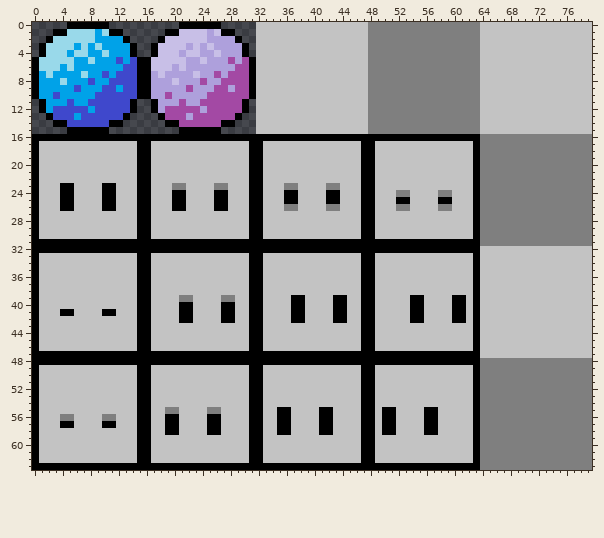
Two versions of one sprite sheet, bin/img/sprites.png. The first picture shows the starting point.
The file is 80x64 pixels.
After:
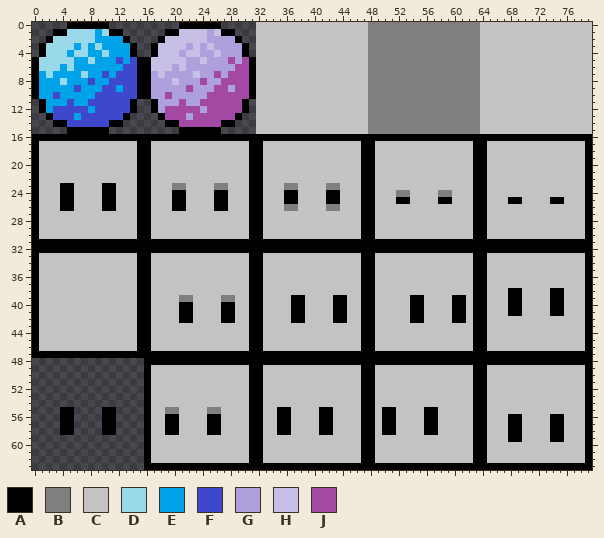
Palette (. is transparent): A #000000  B #7f7f7f  C #c3c3c3  D #99d9ea  E #00a2e8  F #3f48cc  G #aea0dc  H #c8bfe7  J #a349a4
Changes in this commit:
Colour B gives way to colour A in row 16 at x 64 to 79; in rows 17 to 24 at x 64 and 79; in row 25 at x 64, 68 to 69, 74 to 75 and 79; in rows 26 to 30 at x 64 and 79; in row 31 at x 64 to 79; in row 48 at x 64 to 79.
Colour B gives way to colour A in rows 49 to 55 at x 64 and 79; in row 56 at x 4 to 5, 10 to 11, 64, 68 to 69, 74 to 75 and 79; in rows 57 to 59 at x 64, 68 to 69, 74 to 75 and 79; in rows 60 to 62 at x 64 and 79; in row 63 at x 64 to 79.
Colour C gives way to colour A in row 32 at x 64 to 79; in rows 33 to 37 at x 64 and 79; in rows 38 to 41 at x 64, 68 to 69, 74 to 75 and 79; in rows 42 to 46 at x 64 and 79; in row 47 at x 64 to 79; in row 55 at x 4 to 5 and 10 to 11.
Colour C gives way to colour A in row 58 at x 4 to 5 and 10 to 11.
Colour A gives way to colour C in row 41 at x 4 to 5 and 10 to 11.
Colour B gives way to colour C in rows 17 to 24 at x 65 to 78; in row 25 at x 65 to 67, 70 to 73 and 76 to 78; in row 26 at x 52 to 53, 58 to 59 and 65 to 78; in rows 27 to 30 at x 65 to 78; in rows 49 to 55 at x 65 to 78; in rows 56 to 59 at x 65 to 67, 70 to 73 and 76 to 78.
Colour B gives way to colour C in rows 60 to 62 at x 65 to 78.
Colour A is gone in row 48 at x 0 to 15; in rows 49 to 62 at x 0 and 15; in row 63 at x 0 to 15.
Colour C is gone in rows 49 to 54 at x 1 to 14; in rows 55 to 58 at x 1 to 3, 6 to 9 and 12 to 14; in rows 59 to 62 at x 1 to 14.
Pixel boxes of the changes (left, top, right, bottom) in both pictures:
changed: (480, 134, 592, 470)
changed: (396, 204, 410, 211)
changed: (438, 204, 452, 211)
changed: (60, 309, 74, 316)
changed: (102, 309, 116, 316)
changed: (32, 358, 144, 470)
